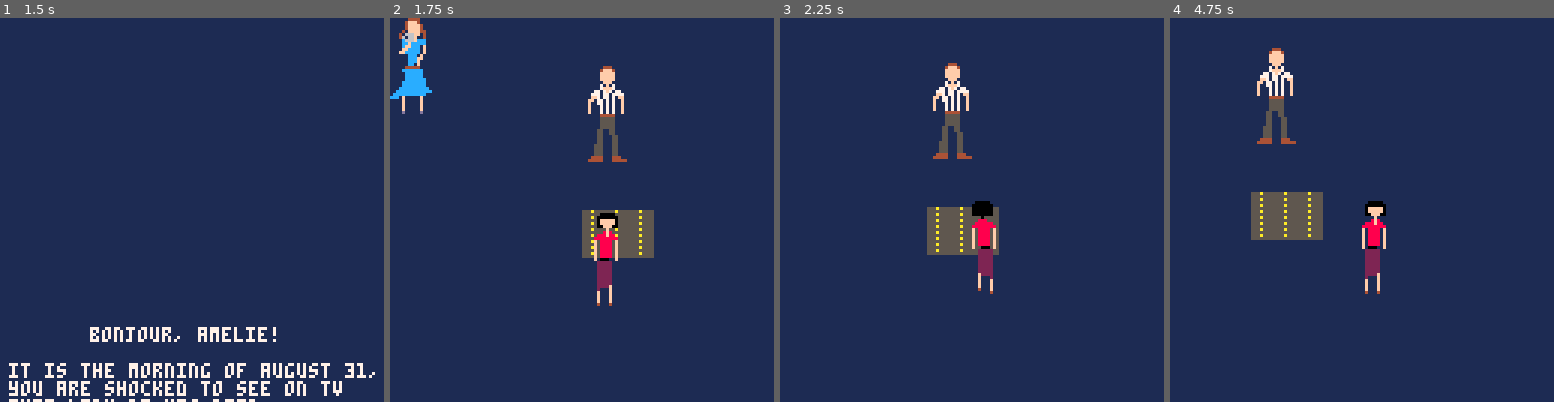
Above: before the commit, frames 1-4 (left to right).
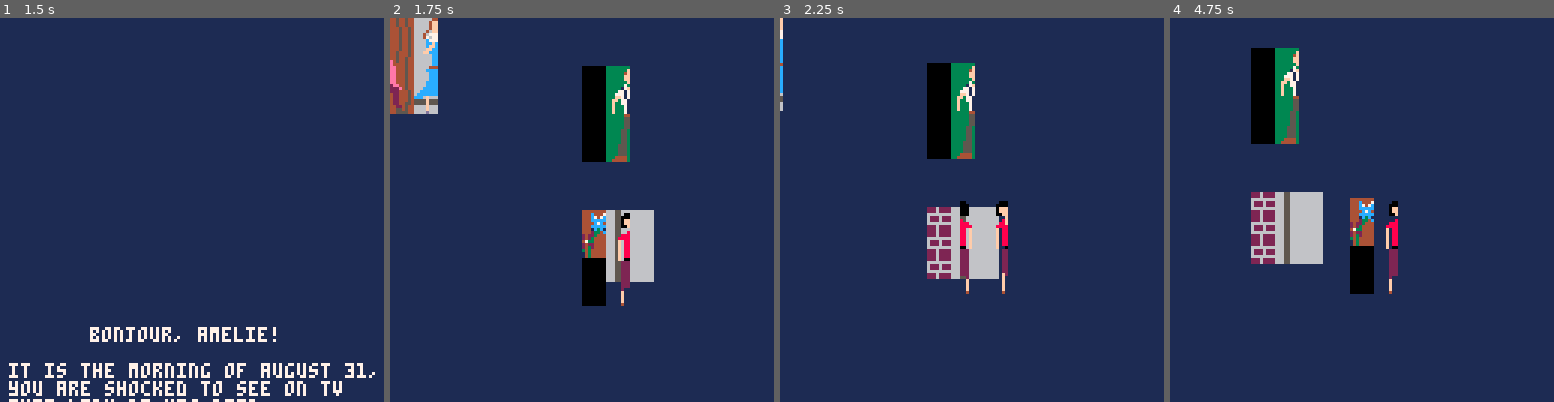
Above: after the commit, the same moments.

Repository: open-source-grilled-cheese/pacman-paris-undertale
Game: PICO-8 cartridge ggj.p8
Two runs of this game, one before a commit and one after it. Both use one fixed random seed, a clock stepped at 60 frames per second and the inputs below.
Inputs:
- Up to frame 1 (1.5 s): tap O (Z key) at 0.7 s
- Up to frame 2 (1.75 s): hold Right from 1.6 s (still down); tap O (Z key) at 1.7 s
- Up to frame 3 (2.25 s): release Right at 2.1 s; tap O (Z key) at 2.1 s; hold Up from 2.15 s (still down)
- Up to frame 4 (4.75 s): release Up at 2.42 s; hold Right 2.47-3.03 s; tap O (Z key) every 0.4 s from 2.5 to 4.5 s; hold Left 3.08-3.58 s; hold Down 3.63-3.97 s; hold Right 4.02-4.68 s; hold Up from 4.73 s (still down)

Frame 1 is identical in both runs. In frame 2, 10% of the frame differs, in the area x 0-69%, y 0-75%; in frame 3, 7.3%; in frame 4, 8.8%.

Commit message:
added Lukes work, fixed title

Diff:
--- a/ggj.p8
+++ b/ggj.p8
@@ -48,7 +48,7 @@
 	exp = 0
 }
 npcs = {
-	{
+	{ -- woman
 		active = false,
 		battle = true,
 		x = 0,
@@ -75,7 +75,7 @@
 		width = 16,
 		height = 32,
 		sprite = 66,
-		lines = {
+		lines = { -- dominique
 			{"* you know in your heart", "that this is dominique. *"}
 		},
 		win_lines = {
@@ -93,7 +93,7 @@
 		width = 16,
 		height = 32,
 		sprite = 64,
-		lines = {
+		lines = { -- young man
 			{"* you politely greet the", "young man. *"},
 			{"what do you need?"}
 		},
@@ -536,8 +536,8 @@
 
 function _draw_title()
 	cls(1)
-	local line1 = {70, 71, 72, 92, 73, 74, 75, 76, 72, 77, 86}
-	local line2 = {87, 88, 89, 92, 90, 74, 91, 72}
+	local line1 = {71, 72, 73, 122, 74, 75, 76, 108, 73, 124, 87}
+	local line2 = {88, 89, 90, 122, 91, 75, 92, 73}
 	local wx = 8
 	local wy = 24
 	for l in all(line1) do
@@ -871,13 +871,35 @@
 
 
 __map__
-0000000000000000000000000000000000000000000000000000000000000000000000000000000000000000000000000000000000000000000000000000000000000000000000000000000000000000000000000000000000000000000000000000000000000000000000000000000000000000000000000000000000000000
-0000000000000000000000000000000000000000000000000000000000000000000000000000000000000000000000000000000000000000000000000000000000000000000000000000000000000000000000000000000000000000000000000000000000000000000000000000000000000000000000000000000000000000
-0000000000000000000000000000000000000000000000000000000000000000000000000000000000000000000000000000000000000000000000000000000000000000000000000000000000000000000000000000000000000000000000000000000000000000000000000000000000000000000000000000000000000000
-0000000000000000000000000000000000000000000000000000000000000000000000000000000000000000000000000000000000000000000000000000000000000000000000000000000000000000000000000000000000000000000000000000000000000000000000000000000000000000000000000000000000000000
-0000000000000000000000000001000000000000000000000000000000000000000000000000000000000000000000000000000000000000000000000000000000000000000000000000000000000000000000000000000000000000000000000000000000000000000000000000000000000000000000000000000000000000
-0000000000000000000000001011000000000000000000000000000000000000000000000000000000000000000000000000000000000000000000000000000000000000000000000000000000000000000000000000000000000000000000000000000000000000000000000000000000000000000000000000000000000000
-0000000000000000000000002021000000000000000000000000000000000000000000000000000000000000000000000000000000000000000000000000000000000000000000000000000000000000000000000000000000000000000000000000000000000000000000000000000000000000000000000000000000000000
-0000000000000000000000003031000000000000000000000000000000000000000000000000000000000000000000000000000000000000000000000000000000000000000000000000000000000000000000000000000000000000000000000000000000000000000000000000000000000000000000000000000000000000
-00000000000000000000006b6b6b000000000000000000000000000000000000000000000000000000000000000000000000000000000000000000000000000000000000000000000000000000000000000000000000000000000000000000000000000000000000000000000000000000000000000000000000000000000000
-00000000000000000000006b6b6b000000000000000000000000000000000000000000000000000000000000000000000000000000000000000000000000000000000000000000000000000000000000000000000000000000000000000000000000000000000000000000000000000000000000000000000000000000000000
+1313131313131313131313136867676905060506050605060505060d0e0d0e0f0d0e0d0e0f0e0d0e0f0e0d0e0f0e0d0e0f0d0e0f686767676767676767676769cdcdcdcdcdcdcdcdcdcdcdcdcdcdcdcd686767690506050605060506050506686767690303030303030303030303030303030303030303030303030303030303
+13131313131313131313131377cecf7715161516151615161515161d1e1d1e1f1d1e1d1e1f1e1d1e1f1e1d1e1f1e1d1e1f1d1e1f77090a6a6a6a6a6a6a070877cdcdcdcdcdcdcdcdcdcdcdcdcdcdcdcd77cecf77151615161516151615151677cecf770303030303030303030303030303030303030303030303030303030303
+1313f7e8e9f8f7f8e7e8131377dedf776b6b6b6b6b7b6b6b6b6b6b2d2e2d2e2f2d2e2d2e2f2e2d2e2f2e2d2e2f2e2d2e2f2d2e2f77191a0708292a090a171877cdcdcdcdcdcdcdcdcdcdcdcdcdcdcdcd77dedf776b6b6b6b6b7b6b6b6b6b6b77dedf770303e7e8e8e7e8e7e8e7e8e7e803e7e8e7e8e7e8e7e8e7e8e7e8e80303
+1313e7f8f9e8e78f80f8131377eeef776b6b6b6b6b7b6b6b6b6b6b3d3e3d3e3f3d3e3d3e3f3e3d3e3f3e3d3e3f3e3d3e3f3d3e3f77292a1718393a191a292a77cdc8c8cdcdcdd9cdcdcdc8cdcdcdcdcd77eeef776b6b6b6b6b7b6b6b6b6b6b77eeef770303f7f8e7e8e7e8e7e8e7e8f803f7f8f7f8f7f8f7f8f7f8f7f8f80303
+1313f78f80f8f79f90f8131377feff776b6b6b6b6b7b6b6b6b6b6b6867676767676767676767676767676767676767676767676779393a6a090a6a4546393a77cdc8c8c8c8c8cdcdcdcdc8cdcdcdcdcd77feff776b6b6b6b6b7b6b6b6b6b6b77feff770303e7e8f7f8f7f8f7f8f7f8f803e7e8e7e8e7e8e7e8e7e8e7e8e80303
+1313e79f90e8e78d8ee81313776a6a776b6b6b6b6b7b6b6b6b6b6b776a6a6a6a6a6a6a6a6a6a6a6a6a6a6a6a6a6a6a6a6a6a6a6a6a6a6a6a191a6a5556272877cdcdcdc8cdcdc8c8c8cd23242526cdcd776a6a776b6b6b6b6b7b6b6b6b6b6b776a6a770303f7f8e7e8e7e8e7e8e7e8e803f7f8f7f8f7f8f7f8f7f8f7f8f80303
+1313f78d8ef8f79d9ef81313776a6a776b6b6b6b6b7b6b6b6b6b6b776a6a6a6a6a6a6a6a6a6a6a6a6a6a6a6a6a6a6a6a6a6a6a6a6a6a6a6a6a6a6a6566373877cdcdcdd9cdcdcdcdeacd33343536cdcd776a6a776b6b6b6b6b7b6b6b6b6b6b776a6a770303e7e8f7f8f7f8f7f8f7f8f803e8e7e8e7e8e7e8e7e8e7e8e7e80303
+1313e79d9ee8e7e8e7e81313776a6a776b6b6b6b6b7b6b6b6b6b6b776a6a68676767676767676767676767676767676767676767676767676767677576676779cdcdcdcdcdcdcdcdcdcdcdcdcdc8cdcd776a6a776b6b6b6b6b7b6b6b6b6b6b776a6a770303f7f8e7e8e7e8e7e8e7e8e803f8f7f8f7f8f7f8f7f8f7f8f7f80303
+1313f7f8f7f8f7f8f7f81313776a6a776b6b6b6b6b7b6b6b6b6b6b776a6a77cdcdcdcdcdc8cdcdcdcdcdcdcdcdcdc8cdcdcdcdcdcdcdeacdcdcdd9cdcdcdcdcdcdd9cdcdcdcdc9cdcdcdcd4d4ecdcdcd776a6a776b6b6b6b6b7b6b6b6b6b6b776a6a770303e7e8f7f8f7f8f7f8f7f8f803e8e7e8e7e8e7e8e7e8e7e8f7f80303
+1313e7e8e70102e8e7e81313776a6a776b6b6b6b6b7b6b6b6b6b6b776a6a77cdcdcdc8c8c8cdcdcdcdcdcdcdcdcdc8cdcdcdcdcdcdcdcdcdcdd9d9cdcdcdcdcdcdcdcdcdcdcdeacdcdc9cd5d5ecdcdcd776a6a776b6b6b6b6b7b6b6b6b6b6b776a6a770303f7f8e7e8e7e8e7e8e7e8e803f8f7f8f7f8f7f8f7f8f7f8e7e80303
+1313f7f8f71112f8f7f81313776a6a776b6b6b6b6b7b6b6b6b6b6b776a6a77c8cdcdc8cdc8cdcdc8c8c8cdcdcdc8cdcdcdcdc8cdcdcdcdcdcdd9cdeacdcdcdd9cdcdcdcdcdd9eacdcdd9cd6d6ecdcdea776a6a776b6b6b6b6b7b6b6b6b6b6b776a6a770303e7e8f7f8f7f8f7f8f7f8f803e8e7e8e7e8e7e8e7e8e7e8f7f80303
+1313e7e8e72122e8e7e81313776a6a776b6b6b6b6b7b6b6b6b6b6b776a6a77c8c8cdc8c8c8cdcdcdc8cdcdcdc8c8c8cdcdcdcdcdcdcdcdcdcdcdcdcdcdcdd9cdcdcdcdcdcdcdeaeacdd9d97d7ecdcdcd776a6a776b6b6b6b6b7b6b6b6b6b6b776a6a770303f7f8f7f8f7f8e7e8f7f7f8f7f8f7f8f7f8f7f8f7f8f7f8e7e80303
+1313f7f8f73132f8f7f81313776a6a776b6b6b6b6b7b6b6b6b6b6b776a6a77c8c8cdc8c8cdcdcdcdcdcdcdcdc8c8cdcdcdcdcdcdcdcdcdcdcdcdcdcdcdcdcdcdcdcdeaeacdcdeacdd9d9eacdd9cdcdcd776a6a776b6b6b6b6b7b6b6b6b6b6b776a6a770b0ce7e8e7e8e7e8f7f8e7e8e7e8e8f7f8f7f8f7f8f7f8e7e8f7f80303
+1313e8e8e8e8e7e8e7e81313776a6a776b6b6b6b6b7b6b6b6b6b6b776a6a77cdc8c8cdcdcdcdcdcdcdcdcdcdc8cdcdcdcdcdcdd9cdcdcdcdcdcdcdcdd9d9cdcdcdcdeacdcdcdcdeacdd9d9cdd9cdcdcd776a6a776b6b6b6b6b7b6b6b6b6b6b776a6a771b1cf7f8f7f8f7f8f7f8f7f8f7f8f8f7f8e7e8e7e8e7e8f7f8f7f80303
+1313f8f8f7f8f7f8e7e81313776a6a776b6b6b6b6b7b6b6b6b6b6b776a6a77cdc8c8cdcdcdcdcdcdcdcdc8cdcdcdcdcdcdcdcdcdcdcdcdd9cdcdcdcdcdcdcdcdcdcdcdcdcdcdcdd9cdeacdcdcdeacdcd776a6a776b6b6b6b6b7b6b6b6b6b6b776a6a772b2ce7e8e7e8e7e8e7e8e7e8e70303e7e8f7f8f7f8e7e8e7e8e7e80303
+1313e7e8e7e8e7e8f7f81313776a6a776b6b6b6b6b7b6b6b6b6b6b776a6a77cdc8c8cdcdcdcdcdcdcdcdcdc8cdcdcdcdcdcdcdcdcdcdd9cdcdcdcdcdcdcdcdcdeacdcdcdcdcdcdd9d9eaeaeacdd9cdcd776a6a776b6b6b6b6b7b6b6b6b6b6b776a6a773b3cf7f8f7f8f7f8f7f8f7f8f7f8f8f7f8f7f8e7e8f7f8f7f8f7f80303
+1313f7f8f7f8f7f8f7f81313776a6a776b6b6b6b6b7b6b6b6b6b6b776a6a77c8c8cdcdcdcdcdcdc8c8c8cdcdcdcdcdcdcdcdcdcdcdcdcdcdcdcdd9cdcdcdcdcdcdcdcdcdcdeaeacdeacdd9d9eaeacdcd776a6a776b6b6b6b6b7b6b6b6b6b6b776a6a770303e7e8e7e8e7e8e7e8e7e8e7e8e8e7e8e7e8f7f8e7e8e7e8e7e80303
+1313e7e8e7e8e7e8e7e80b0c776a6a776b6b6b6b6b7b6b6b6b6b6b776a6a77c8c8cdcdcdcdcdcdcdc8c8c8cdcdcdcdcdcdcdcdcdcdcdcdcdcdd9cdcdcdcdcdcdcdcdcdeacdcdcdeaead9eaeacdcdcdcd776a6a776b6b6b6b6b7b6b6b6b6b6b776a6a770303f7f8f7f8f7f8f7f8f7f8f7f8f8f7f8f7f8f7f8f7f8f7f8f7f80303
+1313f7f8f7f8f7f8f7f81b1c776a6a776b6b6b6b6b7b6b6b6b6b6b776a6a77cdcdcdcdc8c8cdcdcdcdcdcdcdcdcdc9cdcdcdcdcdcdcdcdcdcdcdcdcdcdcdcdd9cdeacdcdcdcdcdcdcdcdeaeacdcdcdcd776a6a776b6b6b6b6b7b6b6b6b6b6b776a6a770303e7e8e8e8e7e8e7e8e8e7e803030303030303030303030303030303
+1313e7e88f80e7e8e7e82b2c776a6a776b6b6b6b6b7b6b6b6b6b6b776a6a77cdcdcdcdc9c9cdcdcdcdcdcdcdcdc9cdcdcdcdcdcdcdcdcdd9d9cdcdcdcdcdcdcdcdcdcdcdcdcdcdcdcdcdcdcdcdeacdcd776a6a776b6b6b6b6b7b6b6b6b6b6b776a6a770303f7f8f8f8f7f8f7f8f8f7f803e7e7e8e7e8e7e8e7e7e7e7e7e70303
+1313f7f89f90f78f80f83b3c776a6a776b6b6b6b6b7b6b6b6b6b6b776a6a77cdcdcdc9cdcdcdcdcdcdcdcdcdc9cdcdcdcdc9cdcdcdcdcdcdcdcdcdcdd9cdcdcdcdcdcdcdcdcdcdcdcdcdcdcdcdd9cdcd776a6a776b6b6b6b6b7b6b6b6b6b6b776a6a770303e7e8e7e8e8e7e8e7e8e7e803f7f7f8f7e7e8f8e7f7f8e7e7e70303
+1313f7f88d8ef79f90e81313776a6a776b6b6b6b6b7b6b6b6b6b6b776a6a77cdcdcdc9cdcdc9cdcdc9cdcdcdcdc9cdcdcdcdc9eaeaeaeacdcdcdcdc9cdcdcdcdcdcdcdcdc9c9cdcdcdcdcdcdcdcdcdc9776a6a776b6b6b6b6b7b6b6b6b6b6b776a6a770303f7f8f7f8f8f7f8f7f8f7f803f7f8f7e7f7f8e8e7e7e8e7e7e80303
+1313e7e89d9ee78d8ef81313776a6a776b6b6b6b6b7b6b6b6b6b6b776a6a77cdcdcdcdcdcdcdcdcdcdcdcdcdcdcdcdeaeaeaeaead9eacdcdcdc9cdcdcdcdcdcdc9cdcdc9cdcdcdcdcdcdd9cdcdcdcdcd776a6a776b6b6b6b6b7b6b6b6b6b6b776a6a770303e7e8e7e8e7e8e7e8e7e8e803e7e8e7e8e7e8f8f7f7f8e7e8f80303
+1313f7f8f7f8f79d9ef81313776a6a776b6b6b6b6b7b6b6b6b6b6b776a6a77cdcdcdc9cdcdcdcdcdcdcdcdcdcdeaeaeaeaeaead9cdcd4142cdeaeaeaeacdcdcdcdcdcdc9cdcdcdcdcdcdcdcdcdcdcdcd776a6a776b6b6b6b6b7b6b6b6b6b6b776a6a770303f7f8f7f8f7f8f7f8f7f8f803f74344f8f7e7e8e7e8e7f7f8e80303
+1313e78f80e8e7e8e7e81313776a6a776b6b6b6b6b7b6b6b6b6b6b776a6a77cdcdcdd9cdcdcdcdc9cdcdcdcdeaeaeaead9d9cdcdcdcd5152c9eaeaeacdcdcdc9cdcdc9c9cdcdcdcdcdcdcdcdcdcdcdcd776a6a776b6b6b6b6b7b6b6b6b6b6b776a6a770303e7e8e7e8e7e8e7e8e7e7e8e7e75354e8e7f7f8f7f8f7f8f7f80303
+1313f79f90f8f78f80f81313776a6a776b6b6b6b6b7b6b6b6b6b6b776a6a77cdcdcdd9cdcdcdcdcdcdcdcdcdeaeaeaeaead9cdcdcdcd6162cdeaeacdc9cdcdcdc9cdcdcdcdcdcdcdcdcdcdcdcdcdcdcd776a6a776b6b6b6b6b7b6b6b6b6b6b776a6a770303f7f8f7f8f7f8f7f8f7f7f8f7f76364f8f7f8f7f8f7e7e8e7e80303
+1313e78d8ee8e79f90e81313776a6a776b6b6b6b6b7b6b6b6b6b6b776a6a77cdd9d9cdcdcdeacdcdcdcdcdeaeaeaeaeacdcdcdcdcdcd7172cdd9eacdcdcdcdcdcdcdcdcdd9cdcdcdcdcdcdcdcdcdc9cd776a6a776b6b6b6b6b7b6b6b6b6b6b776a6a770303e7e8e8e7e8e7e8e7e8e7e803e77374e8e7e8e7e8e7f7f8f7f80303
+1313f79d9ef8f78d8ef8131377cecf776b6b6b6b6b7b6b6b6b6b6b77cecf77cdd9cdcdcdcdeacdcdcdcdeaeaeaeaead9cdcd23242526cdcdcdeaeacdcdcdcdcdcdcdcdd9cdcdcdcdcdcdcdcdd9cdcdcd77cecf776b6b6b6b6b7b6b6b6b6b6b77cecf770303f7f8f8f7f8f7f8f7f8f7f803f7f8f7f8f7f8f7f8f7f8f7e7e80303
+1313e7e8e7e8e79d9ee8131377dedf776b6b6b6b6b7b6b6b6b6b6b77dedf77cdcdcdcdcdeacdcdcdcdcdeaeaeaeaead9cdcd33343536cdcdd9d9eaeaeacdcdcdcdcdcdc9c9cdc9cdcdcdcdd9d9cdcdcd77dedf776b6b6b6b6b7b6b6b6b6b6b77dedf770303e7f7f8f7f8e7e8e7e8e7e803e7e8e7e8e7e8e7e8e7e8e7e7e80303
+1313f7f8f7f8f7f8f7f8131377eeef776b6b6b6b6b7b6b6b6b6b6b77eeef77d9cdcdcdcdcdcdcdcdeaeaeacdeaeaeaeacdcdcdcdcdcdcdcdd9d9d9eaeacdcdd9cdcdcdcdcdd9d9cdcdcdcdcdcdcdc9d977eeef776b6b6b6b6b7b6b6b6b6b6b77eeef770303f7f8f7f8f8f7f8f7f8f7f803f7f8f7f8f7f8f7f8f7f8f7f7f80303
+13131313131313131313131377feff77050605060506050605060677feff77cdcdcdcdd9cdcdcdcdcdcdcdeaeaead9eaeaeaeaeaeaeaeaead9d9d9d9eacdcdcdcdcdcdd9cdcdcdcdcdcdc9cdcdcdcdcd77feff77050606050605060506050677feff770303030303030303030303030303030303030303030303030303030303
+13131313131313131313131378676779151615161516151615161678676779cdcdcdd9cdcdcdcdcdcdcdcdeaeaeaeaeaeaeaeaeaeaeaeaeaead9d9d9eacdcdcdcdcdd9d9cdcdcdcdcdd9cdcdcdcdcdcd786767791516161516151615161516786767790303030303030303030303030303030303030303030303030303030303
Not shown, changed: 128 lines of the sprite sheet (__gfx__) section of ggj.p8
